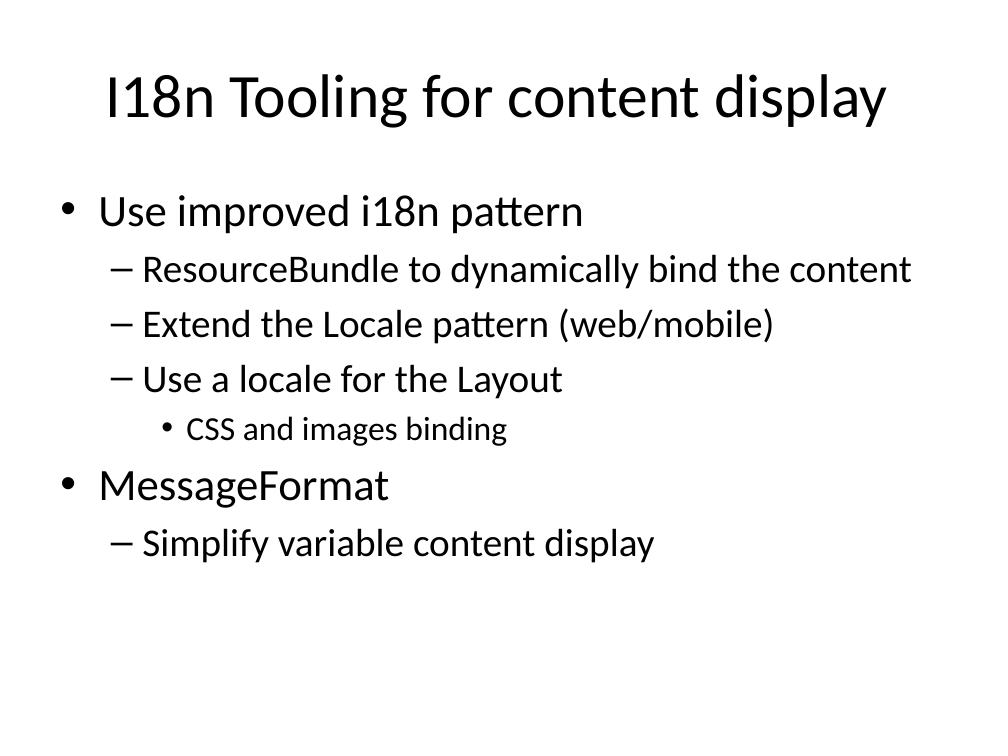
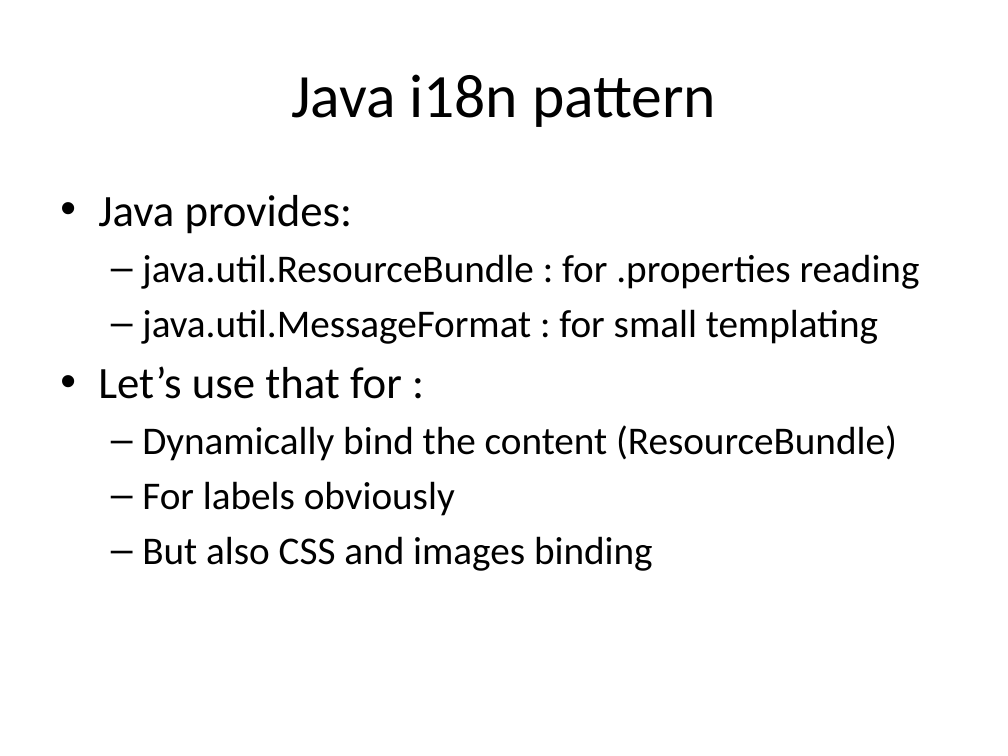
Before and after one commit to dbaeli/ez18n, a slide deck: slide 8 of ez18n-slides/javaone-2012/ez18n_javaone2012.pptx (slide 6 before the commit). Drawn at 1008x756 pixels with LibreOffice and Linux fonts; fonts in the diff are those of the drawing; background and template pictures are left out. Boxes give left, top, right and bottom in pixels: in the first picture for what was removed or moved away, otherwise in the second. Text is boxed around its words. In the diff, an @@ line names an element or a change of style, - is before the commit and + after.

```diff
--- a/ez18n-slides/javaone-2012/ez18n_javaone2012.pptx
+++ b/ez18n-slides/javaone-2012/ez18n_javaone2012.pptx
@@ title at (x1=291, y1=74, x2=716, y2=127): text changed @@
-I18n Tooling for content display
+Java i18n pattern
@@ text at (x1=98, y1=195, x2=920, y2=571): text changed @@
-• Use improved i18n pattern
-  – ResourceBundle to dynamically bind the content
-  – Extend the Locale pattern (web/mobile)
-  – Use a locale for the Layout
-    • CSS and images binding
-• MessageFormat
-  – Simplify variable content display
+• Java provides:
+  – java.util.ResourceBundle : for .properties reading
+  – java.util.MessageFormat : for small templating
+• Let’s use that for :
+  – Dynamically bind the content (ResourceBundle)
+  – For labels obviously
+  – But also CSS and images binding
```
Also in this commit, not shown: 8 other slides changed, 10 slides added, 13 slides removed.
